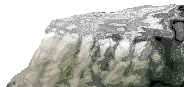
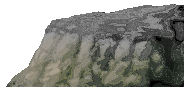
Layer changes from the first 184 × 87 image to the second:
painted on "forestm4.png" over [6, 4, 184, 87]
